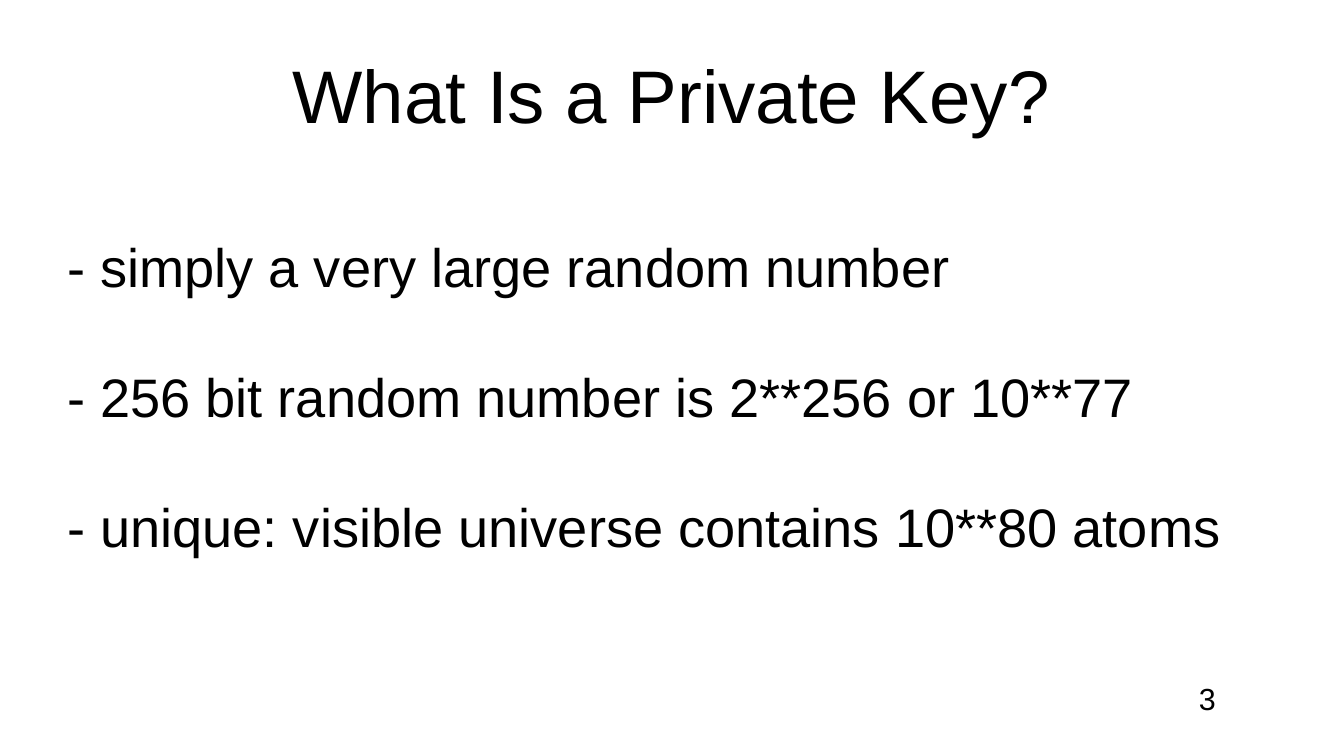
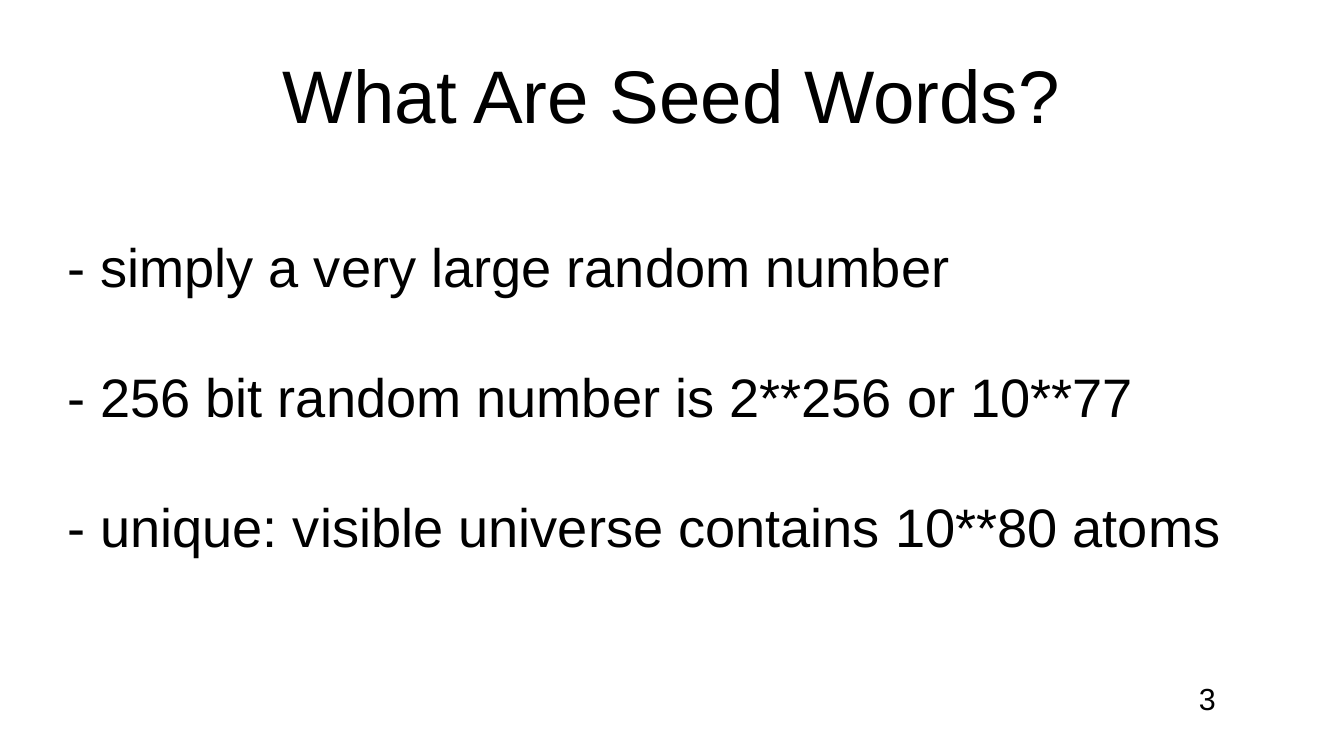
Before and after one commit to RaskaRuby/createSeedWords, a slide deck: slide 3 of slideShow.odp. Drawn at 1344x756 pixels with LibreOffice and Linux fonts; fonts in the diff are those of the drawing. Boxes give left, top, right and bottom in pixels: in the first picture for what was removed or moved away, otherwise in the second. Text is boxed around its words. In the diff, an @@ line names an element or a change of style, - is before the commit and + after.

```diff
--- a/slideShow.odp
+++ b/slideShow.odp
@@ title at [283,69,1059,124]: text changed @@
-What Is a Private Key?
+What Are Seed Words?
```
Also in this commit, not shown: 8 other slides changed, 1 other file.
